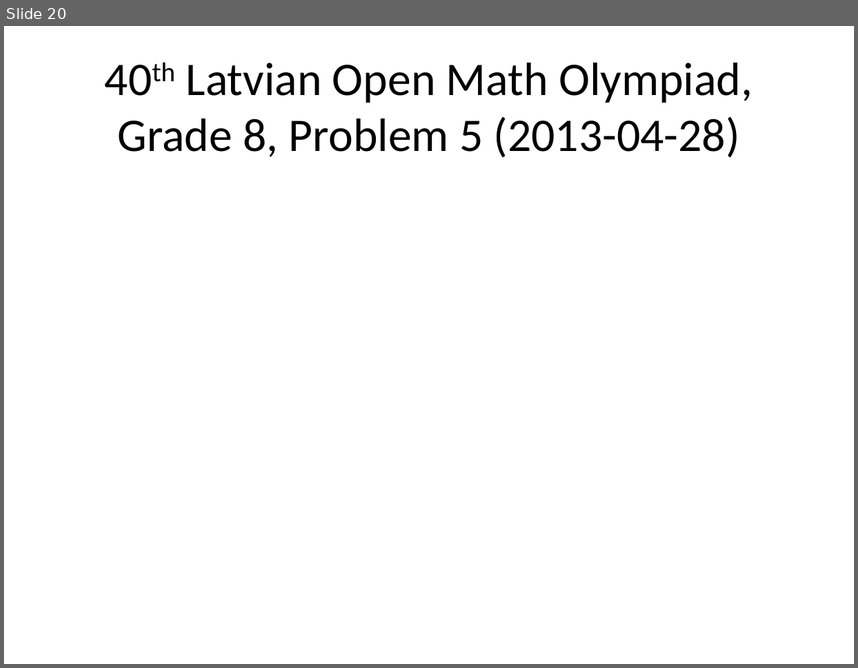
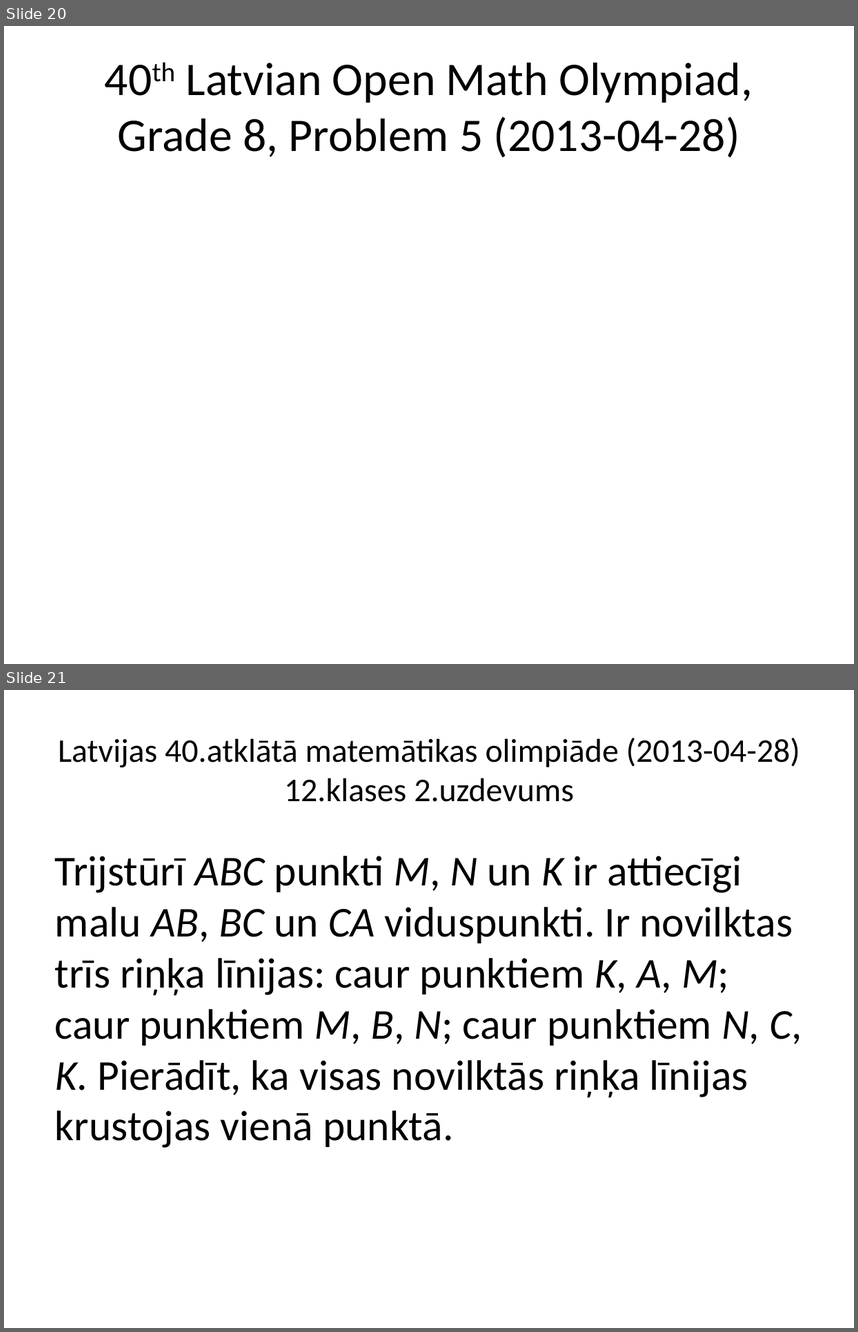
Before and after one commit to liliyang146/visualization, a slide deck: AMO40-2013-EN/amo40-2013-en.pptx. Shown one above the other, each under a label of ours: slide 20 before the commit, slides 20 and 21 after it. The pictures are 858x668 and 858x1332 pixels, drawn with LibreOffice and Linux fonts; fonts in the diff are those of the drawing. Boxes give left, top, right and bottom in pixels: in the first picture for what was removed or moved away, otherwise in the second. Text is boxed around its words. In the diff, an @@ line names an element or a change of style, - is before the commit and + after.

```diff
--- a/AMO40-2013-EN/amo40-2013-en.pptx
+++ b/AMO40-2013-EN/amo40-2013-en.pptx
@@ slide 21 added at (4,690,854,1328), background #FFFFFF @@
@@ title added at (58,738,800,802), 28 pt, text #000000 @@
+Latvijas 40.atklātā matemātikas olimpiāde (2013-04-28)
+12.klases 2.uzdevums
@@ text added at (55,856,802,1147), 36 pt, text #000000 @@
+Trijstūrī ABC punkti M, N un K ir attiecīgi malu AB, BC un CA viduspunkti. Ir novilktas trīs riņķa līnijas: caur punktiem K, A, M; caur punktiem M, B, N; caur punktiem N, C, K. Pierādīt, ka visas novilktās riņķa līnijas krustojas vienā punktā.
```
Also in this commit, not shown: 1 other file.
